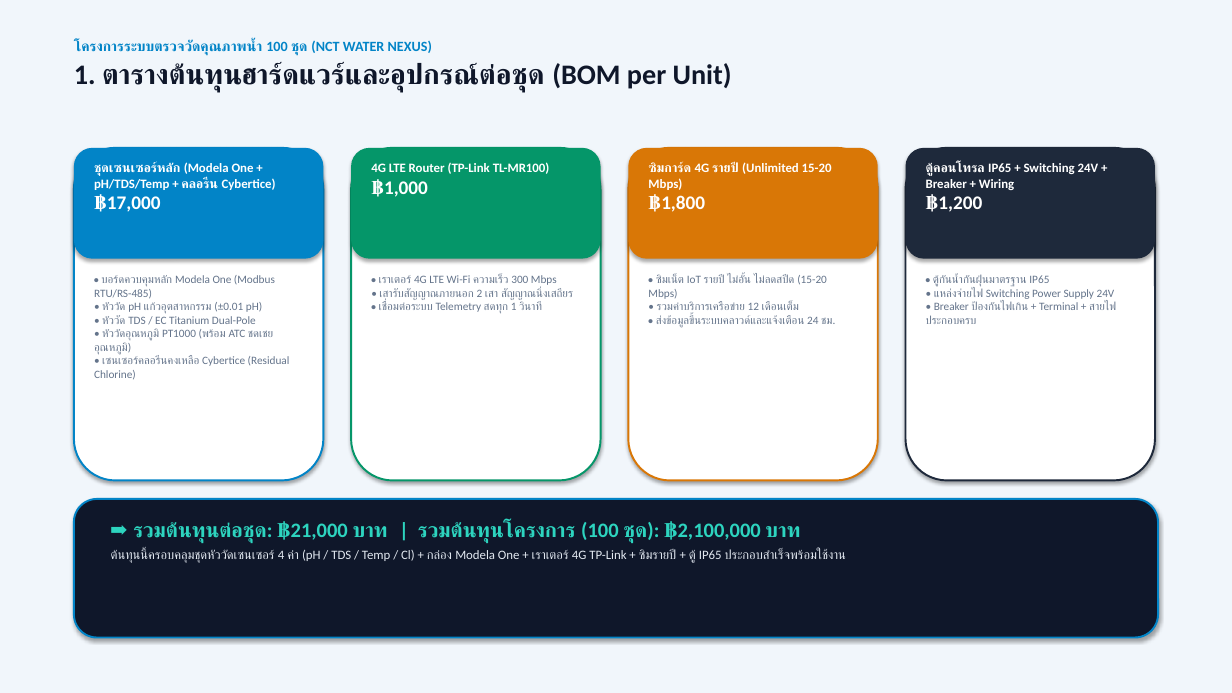
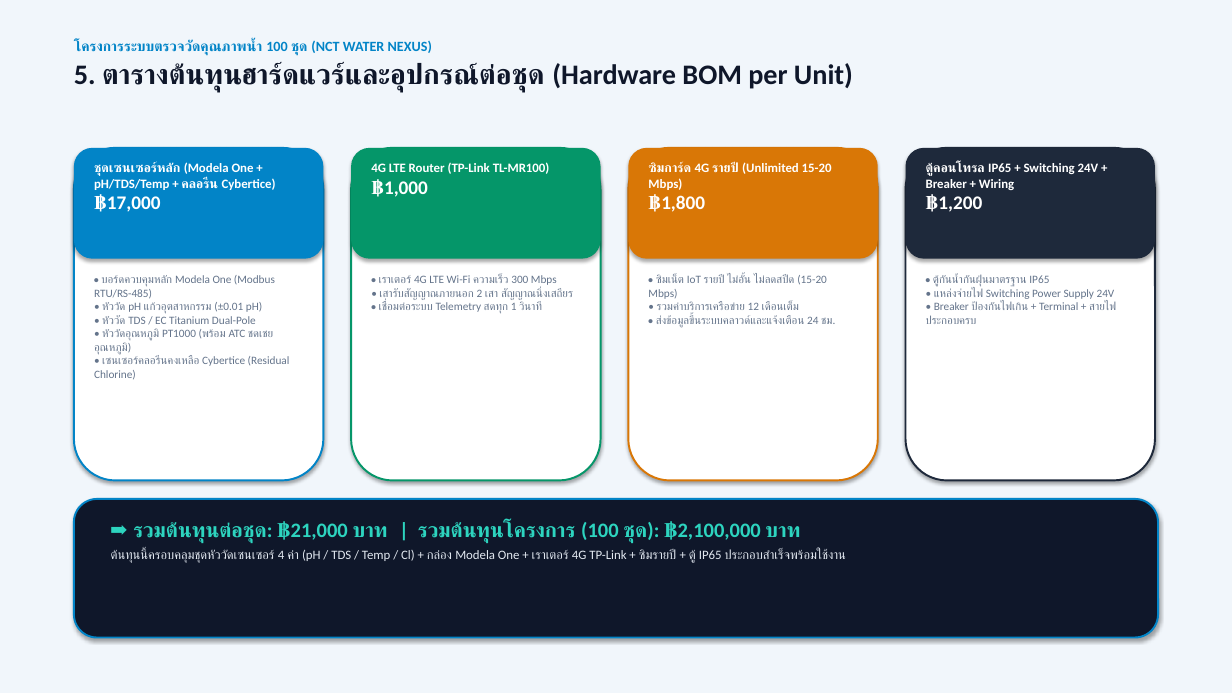
Before and after one commit to WoobWarb/nct-water-nexus, a slide deck: slide 6 of NCT_Water_Nexus_Report_and_Pricing.pptx (slide 2 before the commit). Drawn at 1232x693 pixels with LibreOffice and Linux fonts; fonts in the diff are those of the drawing. Boxes give left, top, right and bottom in pixels: in the first picture for what was removed or moved away, otherwise in the second. Text is boxed around its words. In the diff, an @@ line names an element or a change of style, - is before the commit and + after.

```diff
--- a/NCT_Water_Nexus_Report_and_Pricing.pptx
+++ b/NCT_Water_Nexus_Report_and_Pricing.pptx
@@ text at <box>74,62,853,92</box>: text changed @@
-1. ตารางต้นทุนฮาร์ดแวร์และอุปกรณ์ต่อชุด (BOM per Unit)
+5. ตารางต้นทุนฮาร์ดแวร์และอุปกรณ์ต่อชุด (Hardware BOM per Unit)
```
Also in this commit, not shown: 5 other slides changed, 1 slide added, 1 slide removed, 3 other files.
